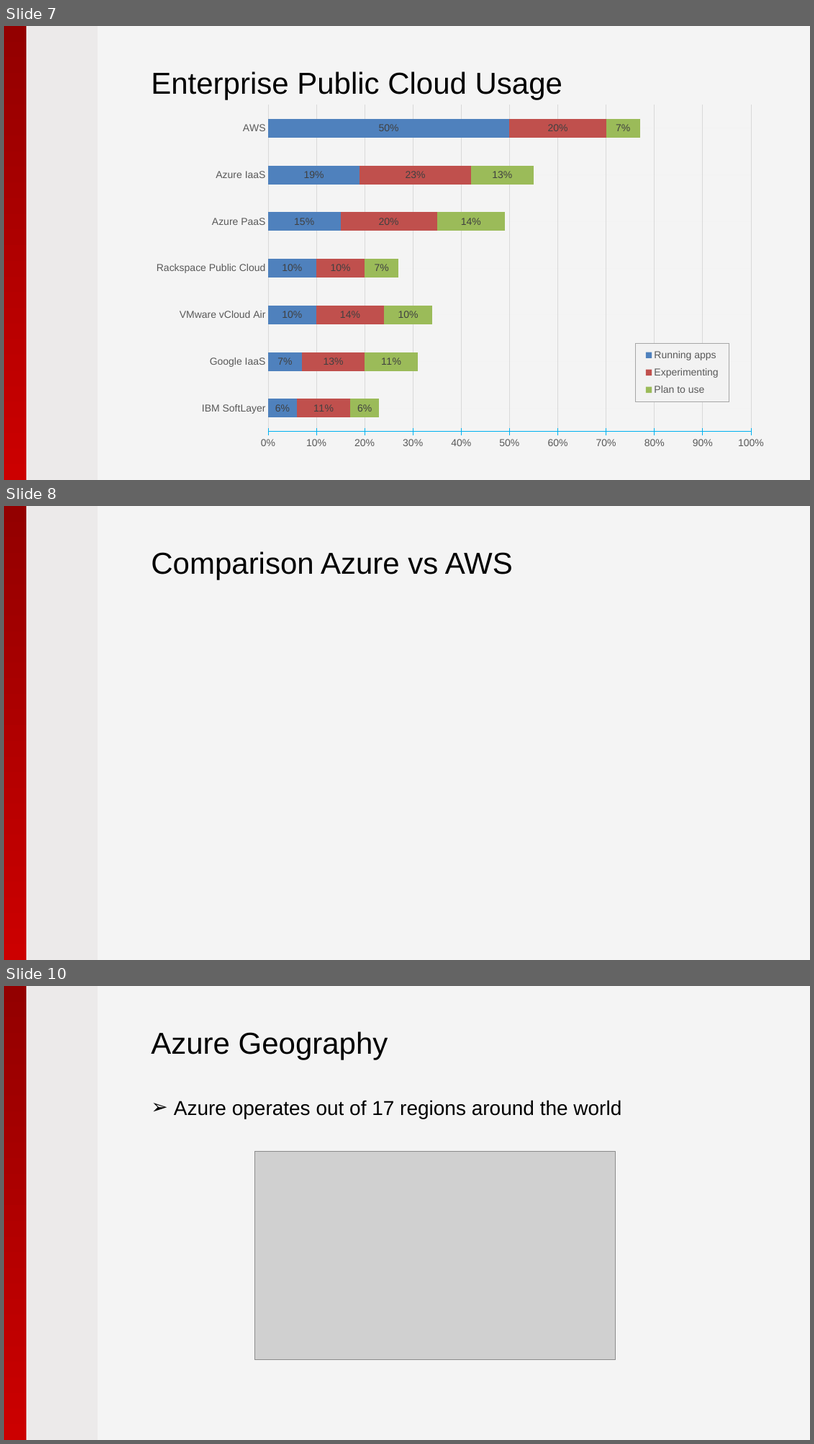
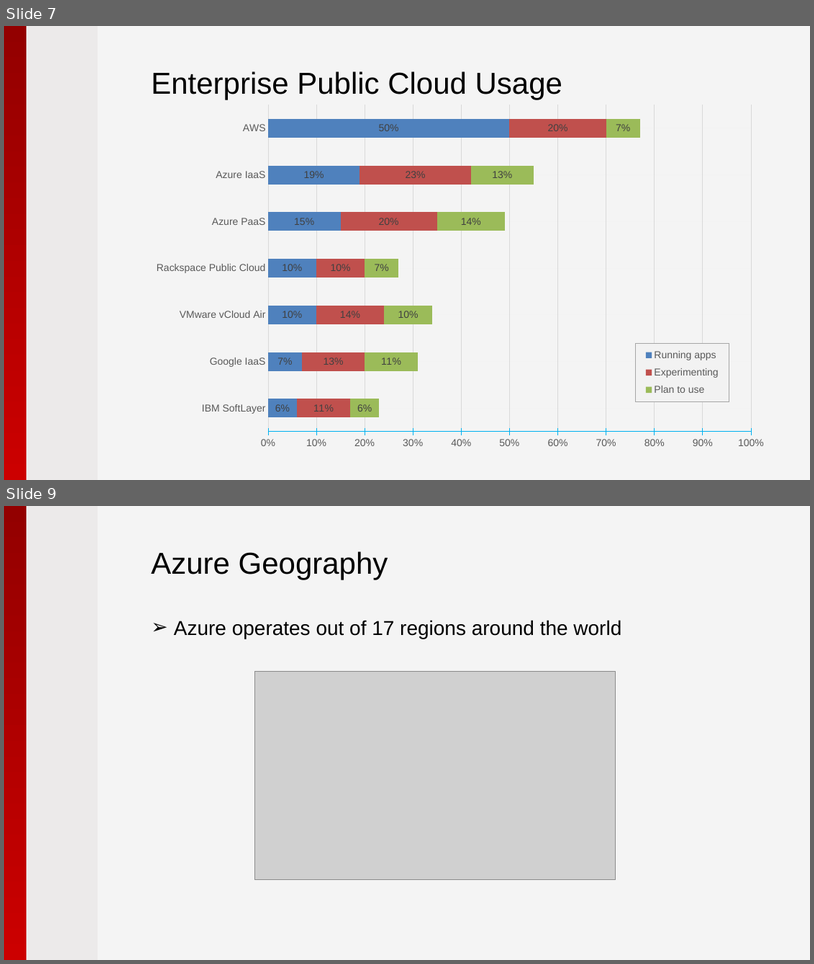
Before and after one commit to pryabov/Hackathon-2015, a slide deck: Presentation/2015 - Microsoft Azure.pptx. Shown one above the other, each under a label of ours: slides 7, 8 and 10 before the commit, slides 7 and 9 after it; the slides between them are not shown. The pictures are 814x1444 and 814x964 pixels, drawn with LibreOffice and Linux fonts; fonts in the diff are those of the drawing; grey boxes stand for pictures; background and template pictures are left out. Boxes give left, top, right and bottom in pixels: in the first picture for what was removed or moved away, otherwise in the second. Text is boxed around its words. In the diff, an @@ line names an element or a change of style, - is before the commit and + after.

```diff
--- a/Presentation/2015 - Microsoft Azure.pptx
+++ b/Presentation/2015 - Microsoft Azure.pptx
@@ slide 8 removed at (4, 506, 810, 960), background #F4F4F4; not listed: 2 template elements that a slide beside it also shows @@
@@ title removed at (151, 551, 513, 580) @@
-Comparison Azure vs AWS
@@ what was slide 10 is now slide 9 @@
```
Also in this commit, not shown: 4 slides changed, 8 slides added.
